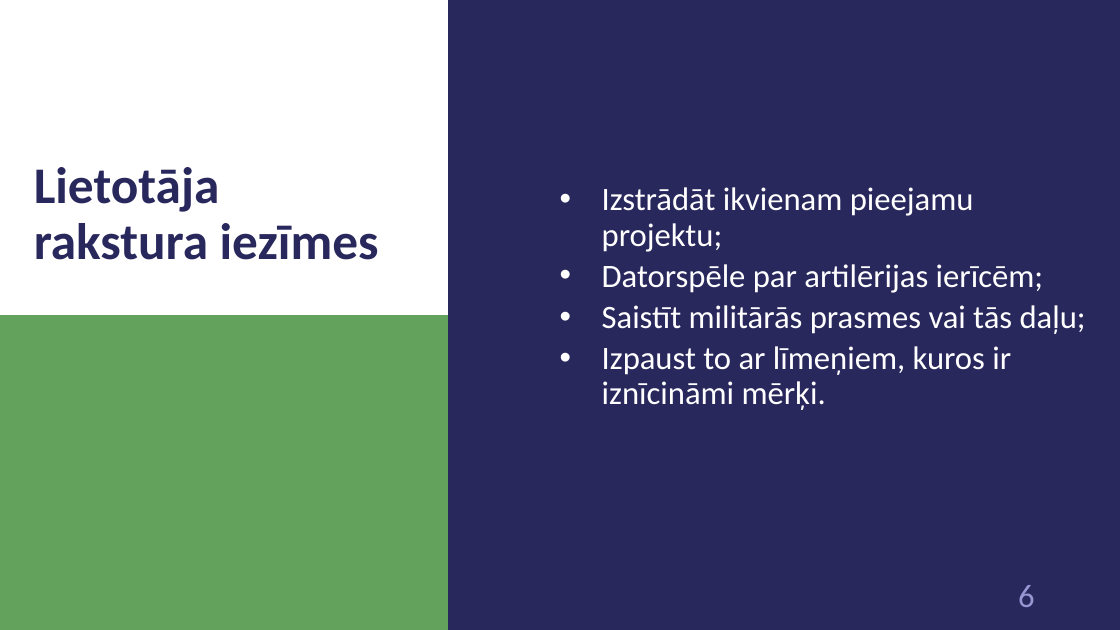
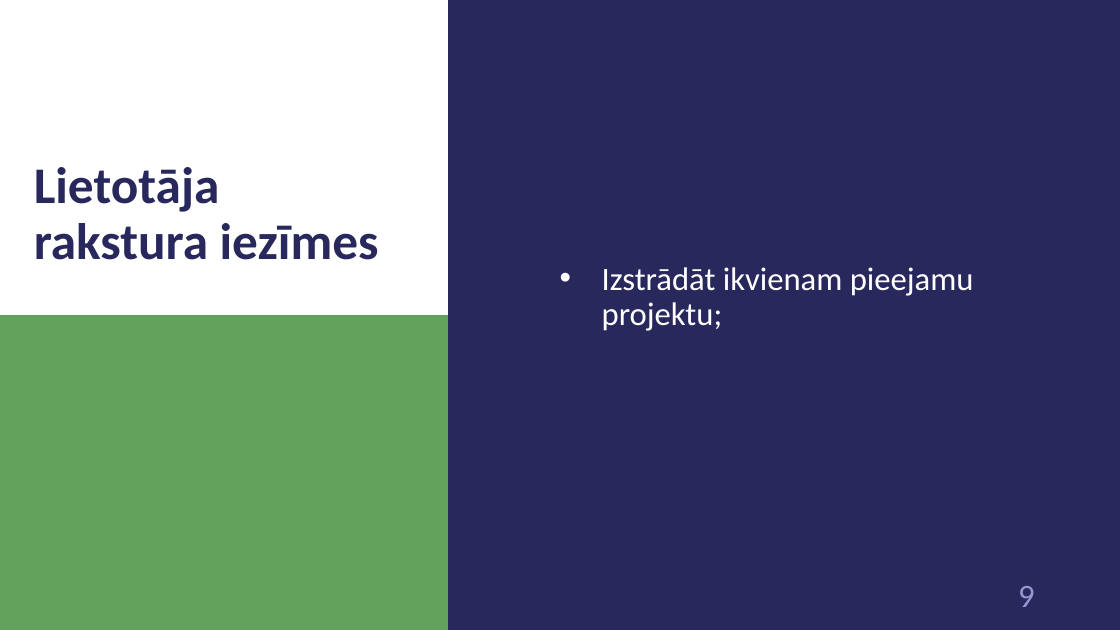
Before and after one commit to 1ivyatan/drumstalotajs, a slide deck: slide 9 of Documentation/Prezentācija.pptx (slide 6 before the commit). Drawn at 1120x630 pixels with LibreOffice and Linux fonts; fonts in the diff are those of the drawing. Boxes give left, top, right and bottom in pixels: in the first picture for what was removed or moved away, otherwise in the second. Text is boxed around its words. In the diff, an @@ line names an element or a change of style, - is before the commit and + after.

```diff
--- a/Documentation/Prezentācija.pptx
+++ b/Documentation/Prezentācija.pptx
@@ text at (x1=602, y1=264, x2=1086, y2=410): paragraphs removed @@
-  • Datorspēle par artilērijas ierīcēm;
-  • Saistīt militārās prasmes vai tās daļu;
-  • Izpaust to ar līmeņiem, kuros ir iznīcināmi mērķi.
@@ page number at (x1=1018, y1=586, x2=1035, y2=607): text changed @@
-6
+9
```
Also in this commit, not shown: 1 other slide changed, 3 slides added.
